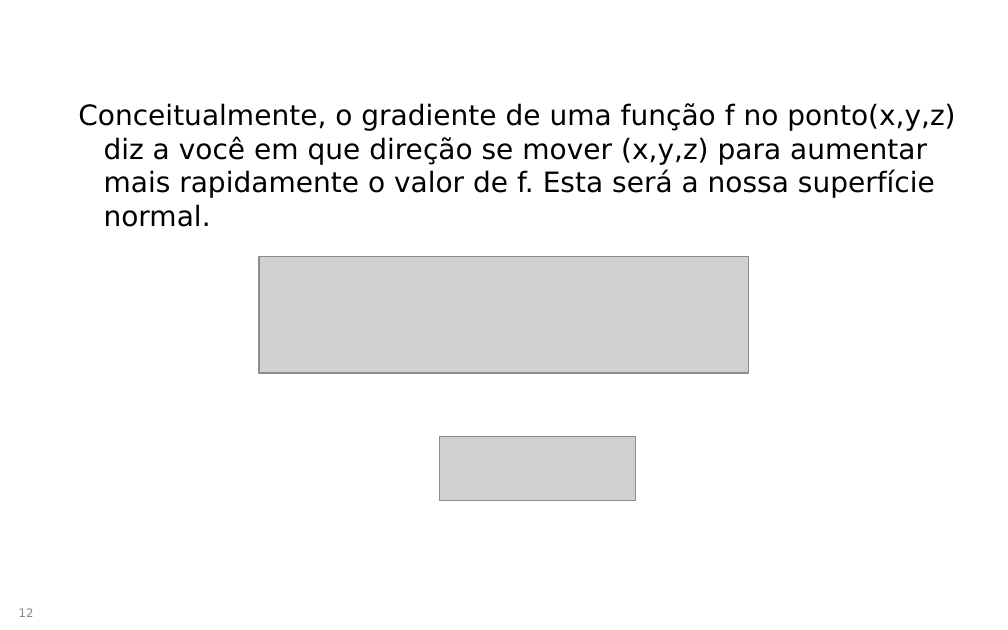
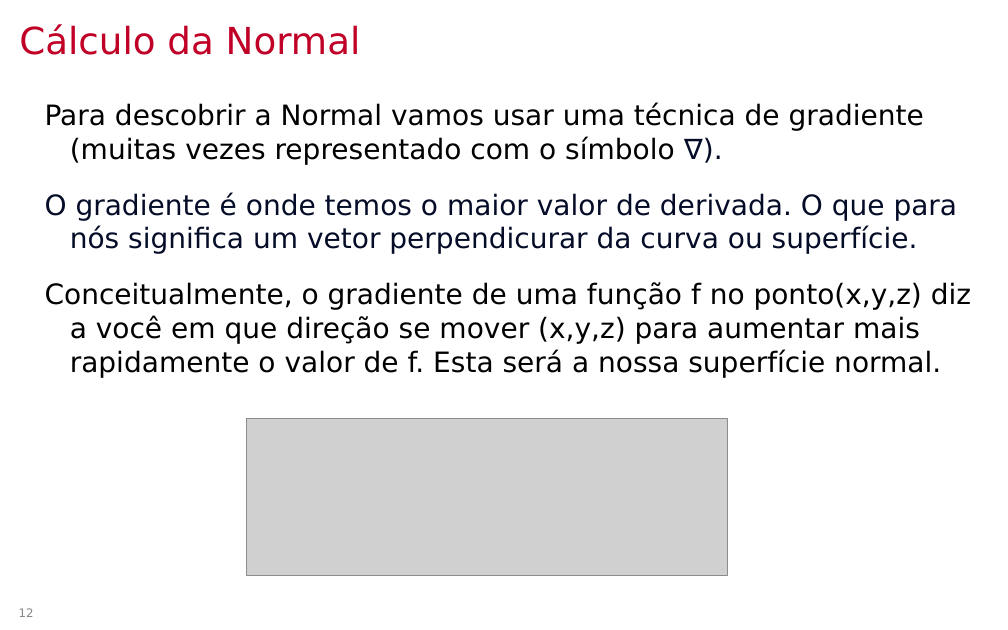
Before and after one commit to lpsoares/ComputacaoGrafica, a slide deck: slide 12 of content/aulas/23-ray_marching/aula23_ray_marching.pptx. Drawn at 1008x630 pixels with LibreOffice and Linux fonts; fonts in the diff are those of the drawing; grey boxes stand for pictures; background and template pictures are left out. Boxes give left, top, right and bottom in pixels: in the first picture for what was removed or moved away, otherwise in the second. Text is boxed around its words. In the diff, an @@ line names an element or a change of style, - is before the commit and + after.

```diff
--- a/content/aulas/23-ray_marching/aula23_ray_marching.pptx
+++ b/content/aulas/23-ray_marching/aula23_ray_marching.pptx
@@ title added at (x1=19, y1=24, x2=361, y2=55), 26.7 pt, text #C00026 @@
+Cálculo da Normal
@@ text "Para descobrir a Normal vamos ..." moved from (x1=78, y1=103, x2=955, y2=227) to (x1=45, y1=103, x2=971, y2=378) @@
@@ text at (x1=45, y1=103, x2=958, y2=254): paragraphs added @@
+Para descobrir a Normal vamos usar uma técnica de gradiente (muitas vezes representado com o símbolo ∇).
+O gradiente é onde temos o maior valor de derivada. O que para nós significa um vetor perpendicurar da curva ou superfície.
@@ picture removed at (x1=259, y1=257, x2=749, y2=373) @@
@@ text at (x1=45, y1=282, x2=971, y2=378): more space between paragraphs @@
@@ picture resized from (x1=439, y1=436, x2=635, y2=501) to (x1=247, y1=418, x2=728, y2=577) @@
```
Also in this commit, not shown: 15 other slides changed, 20 slides added, 12 slides removed, 3 other files.
